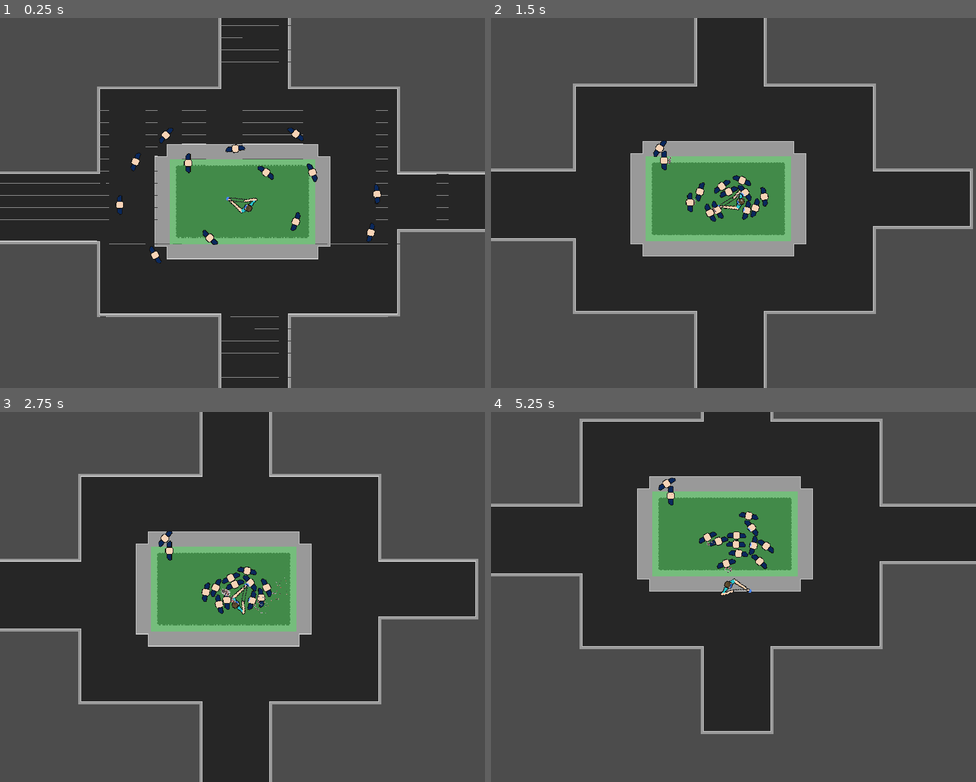
Above: before the commit, frames 1-4 (two rows, left to right).
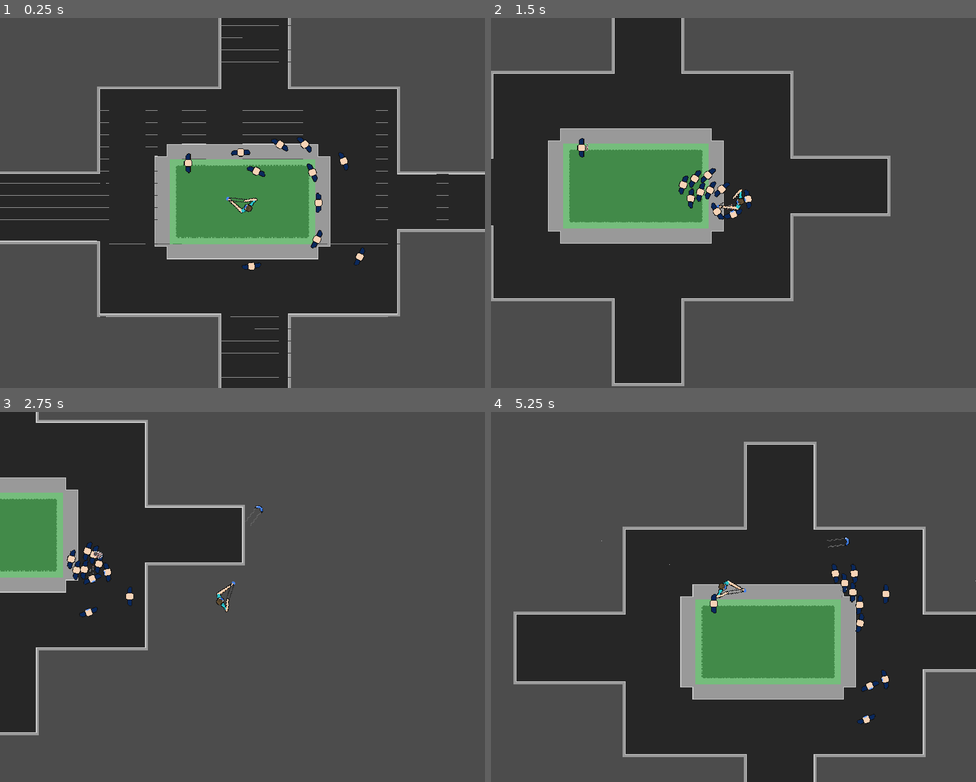
Above: after the commit, the same moments.

Repository: MCluck90/get-masked-open-jam-2020
Game: Godot game, scene res://Levels/TestLevel.tscn
Same seed, same stepped clock (60 frames per second), same inputs: the game is played once before the commit and once after it.
Inputs (mouse positions are in pixels of both pictures, inside the frame that each line leads up to):
- Up to frame 1 (0.25 s): no input
- Up to frame 2 (1.5 s): move the mouse to (840, 184) at 0.52 s; hold D (move_right) 0.53-1.28 s; hold Space (shoot) 0.53-1.28 s; move the mouse to (636, 221) at 1.27 s; hold S (move_down) from 1.28 s (still down); tap Space (shoot) at 1.35 s
- Up to frame 3 (2.75 s): move the mouse to (291, 515) at 2.02 s; release S (move_down) at 2.03 s; hold D (move_right) from 2.03 s (still down); hold Space (shoot) from 2.03 s (still down)
- Up to frame 4 (5.25 s): move the mouse to (709, 671) at 2.77 s; release D (move_right) at 2.78 s; release Space (shoot) at 2.78 s; hold W (move_up) 2.78-3.53 s; tap Space (shoot) at 2.85, 4.35 s; move the mouse to (879, 652) at 3.52 s; hold Space (shoot) 3.53-4.28 s; hold A (move_left) 3.53-5.03 s; move the mouse to (588, 541) at 4.27 s; move the mouse to (757, 597) at 5.02 s; hold S (move_down) from 5.03 s (still down); hold Space (shoot) from 5.03 s (still down)

The runs differ from the first frame. In frame 1, 1.0% of the frame differs, in the area x 24-79%, y 29-69%; in frame 2, 46%; in frame 3, 54%; in frame 4, 63%, in the area x 0-100%, y 0-100%.

Commit message:
Allow player to push covidiots

Diff:
--- a/game/Levels/TestLevel.tscn
+++ b/game/Levels/TestLevel.tscn
@@ -13,34 +13,28 @@
 position = Vector2( 271.527, 72.5442 )
 
 [node name="Chaser2" parent="." index="4" instance=ExtResource( 3 )]
-position = Vector2( 250.265, 154.282 )
+position = Vector2( 277.196, 180.11 )
 
 [node name="Chaser3" parent="." index="5" instance=ExtResource( 3 )]
-position = Vector2( 99.5473, 184.677 )
+position = Vector2( 173.41, 228.144 )
 
 [node name="Chaser4" parent="." index="6" instance=ExtResource( 3 )]
-position = Vector2( 145.849, 27.6595 )
+position = Vector2( 185.694, 59.1575 )
 
 [node name="Chaser5" parent="." index="7" instance=ExtResource( 3 )]
-position = Vector2( 242.706, 12.8554 )
+position = Vector2( 155.299, 32.5417 )
 
 [node name="Chaser6" parent="." index="8" instance=ExtResource( 3 )]
-position = Vector2( 358.619, 108.767 )
+position = Vector2( 281.606, 121.524 )
 
 [node name="Chaser7" parent="." index="9" instance=ExtResource( 3 )]
-position = Vector2( 349.957, 166.251 )
+position = Vector2( 333.893, 202.474 )
 
 [node name="Chaser8" parent="." index="10" instance=ExtResource( 3 )]
-position = Vector2( 203.333, 63.5673 )
+position = Vector2( 313.104, 58.0551 )
 
 [node name="Chaser9" parent="." index="11" instance=ExtResource( 3 )]
-position = Vector2( 40.016, 17.4226 )
+position = Vector2( 257.195, 28.9194 )
 
 [node name="Chaser10" parent="." index="12" instance=ExtResource( 3 )]
-position = Vector2( -4.23869, 59.315 )
-
-[node name="Chaser11" parent="." index="13" instance=ExtResource( 3 )]
-position = Vector2( -26.6023, 124.988 )
-
-[node name="Chaser12" parent="." index="14" instance=ExtResource( 3 )]
-position = Vector2( 23.3221, 202.474 )
+position = Vector2( 220.185, 25.7696 )
--- a/game/Player/Player.gd
+++ b/game/Player/Player.gd
@@ -51,6 +51,10 @@
 	motion.y = clamp(motion.y, -MAX_SPEED, MAX_SPEED)
 
 	motion = move_and_slide(motion)
+	for i in range(get_slide_count()):
+		var collision = get_slide_collision(i)
+		if collision && collision.collider.has_method("move_and_slide"):
+			collision.collider.move_and_slide(input_vector * 100.0)
 
 func move_camera():
 	camera_target.rotate(-rotation)
